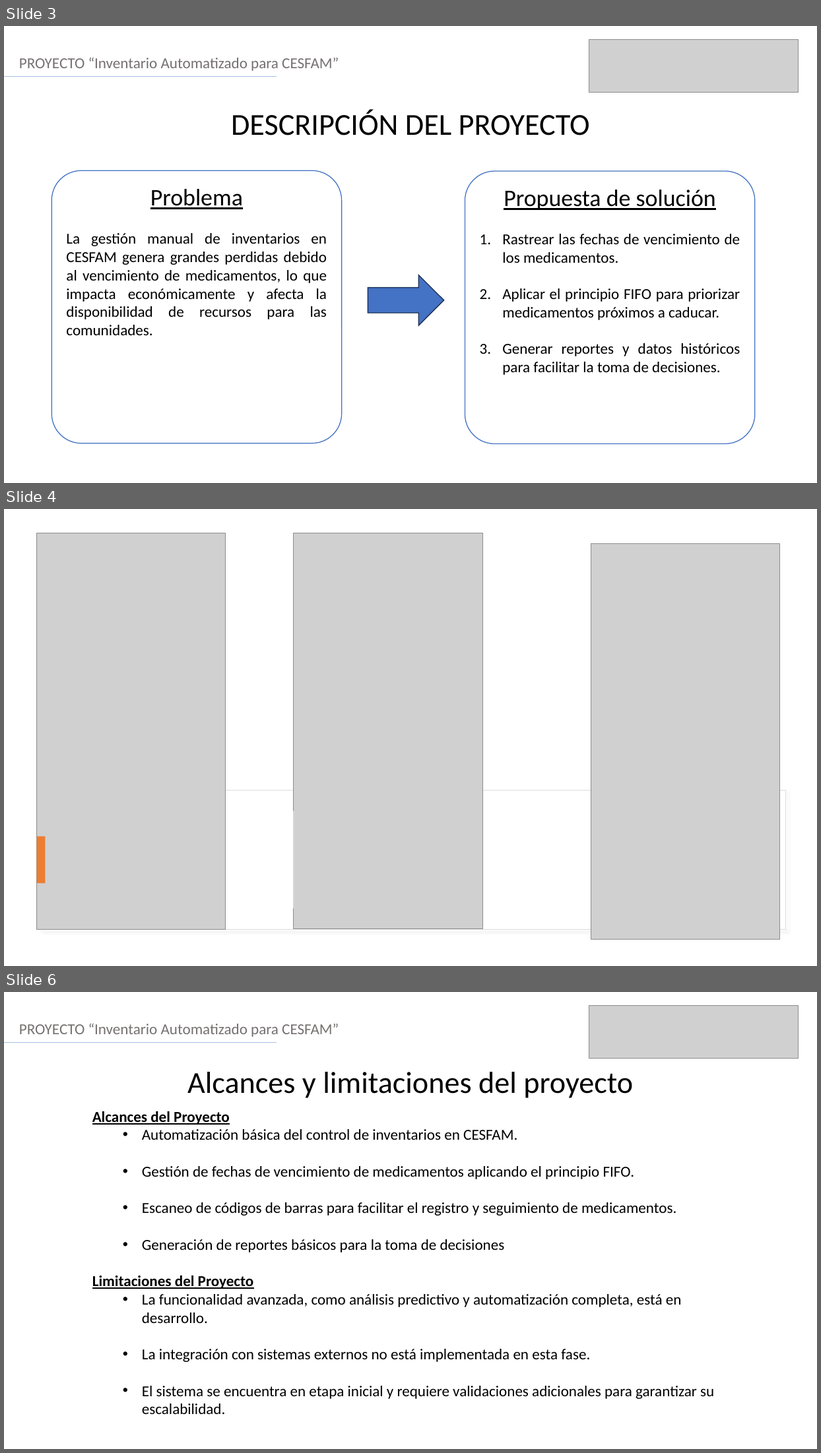
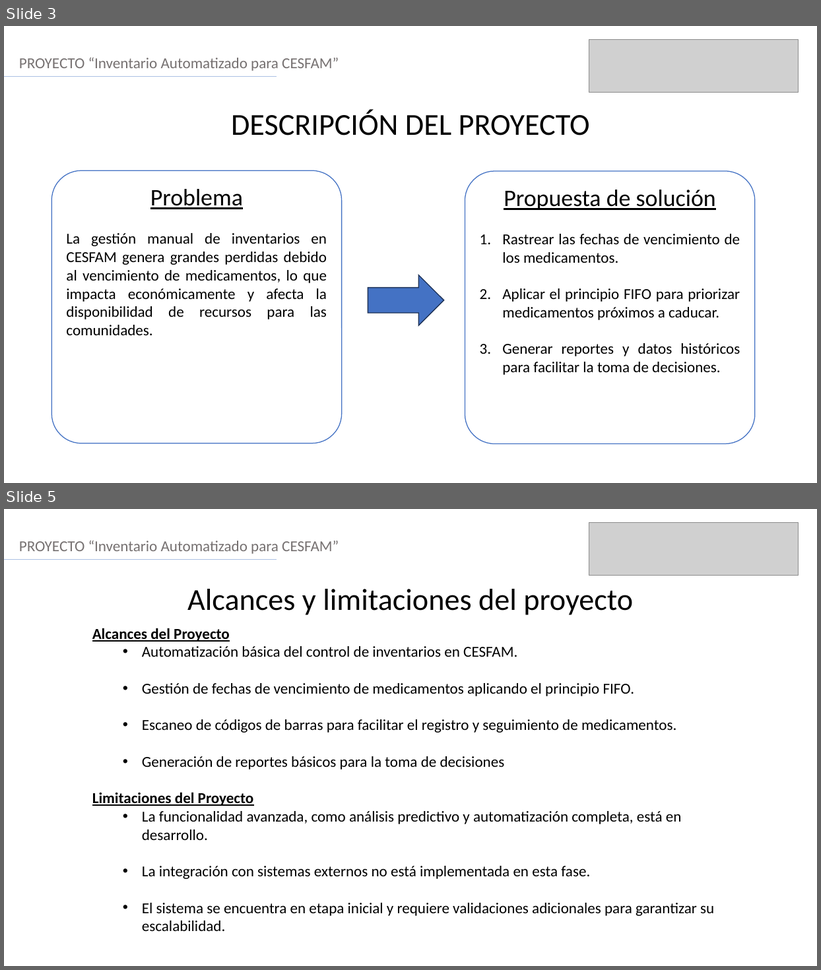
Before and after one commit to Handrix0081/InventarioAutomatizado, a slide deck: Fase 3/Evidencias Grupales/Presentación final (1.0).pptx. Shown one above the other, each under a label of ours: slides 3, 4 and 6 before the commit, slides 3 and 5 after it; the slides between them are not shown. The pictures are 821x1453 and 821x970 pixels, drawn with LibreOffice and Linux fonts; fonts in the diff are those of the drawing; grey boxes stand for pictures. Boxes give left, top, right and bottom in pixels: in the first picture for what was removed or moved away, otherwise in the second. Text is boxed around its words. In the diff, an @@ line names an element or a change of style, - is before the commit and + after.

```diff
--- a/Fase 3/Evidencias Grupales/Presentación final (1.0).pptx
+++ b/Fase 3/Evidencias Grupales/Presentación final (1.0).pptx
@@ slide 4 removed at <box>4,509,817,966</box>, background #FFFFFF @@
@@ picture removed at <box>37,533,226,930</box> @@
@@ picture removed at <box>294,533,483,929</box> @@
@@ picture removed at <box>591,543,781,940</box> @@
@@ rectangle removed at <box>41,790,786,929</box> @@
@@ rectangle removed at <box>293,811,294,909</box> @@
@@ rectangle removed at <box>37,836,46,883</box> @@
@@ what was slide 6 is now slide 5 @@
```
Also in this commit, not shown: 1 slide changed, 1 slide added.
